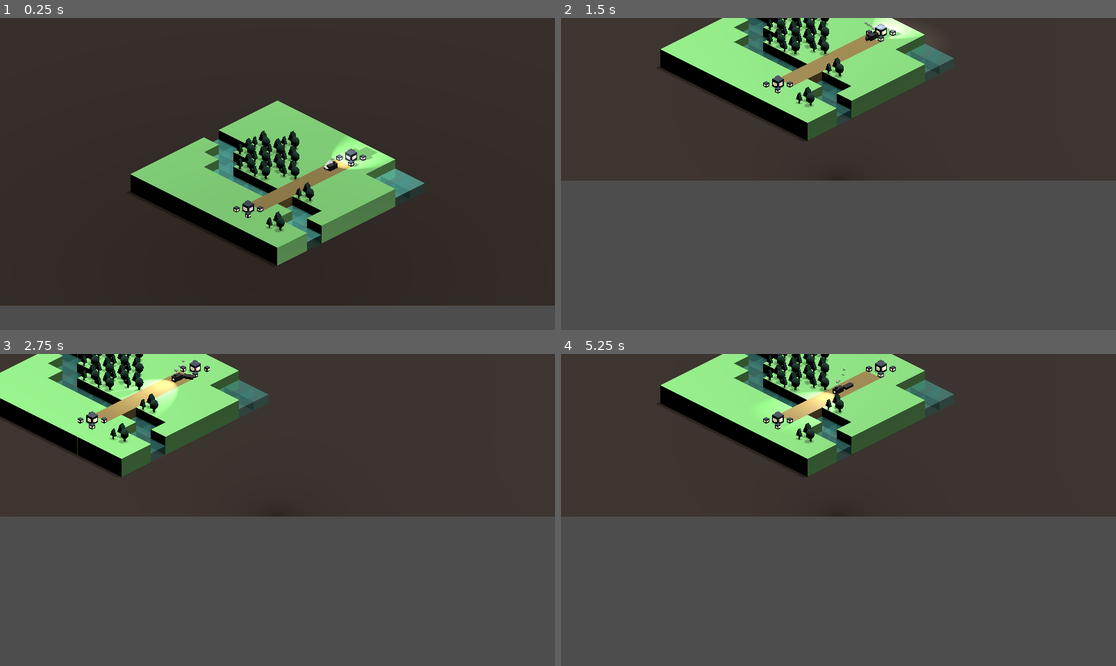
Above: before the commit, frames 1-4 (two rows, left to right).
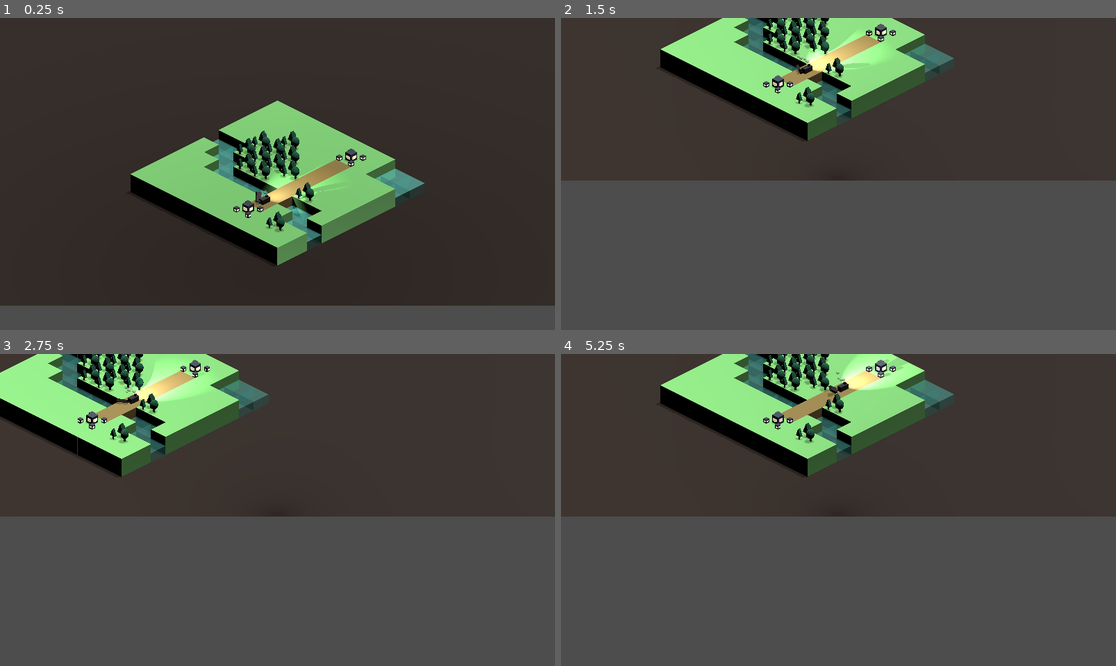
Above: after the commit, the same moments.

Repository: maryilewis/fantasy-railroad
Game: Godot game, scene res://World Map/World Map.tscn
Two runs of this game, one before a commit and one after it. Both use one fixed random seed, a clock stepped at 60 frames per second and the inputs below.
Inputs (mouse positions are in pixels of both pictures, inside the frame that each line leads up to):
- Up to frame 1 (0.25 s): no input
- Up to frame 2 (1.5 s): tap Enter at 0.5 s; move the mouse to (960, 158) at 0.52 s; hold D 0.53-1.28 s; click (960, 158) at 0.67 s; move the mouse to (727, 189) at 1.27 s; hold S from 1.28 s (still down); click (727, 189) at 1.42 s
- Up to frame 3 (2.75 s): move the mouse to (333, 441) at 2.02 s; release S at 2.03 s; hold D from 2.03 s (still down); click (333, 441) at 2.17 s
- Up to frame 4 (5.25 s): move the mouse to (810, 572) at 2.77 s; release D at 2.78 s; hold W 2.78-3.53 s; click (810, 572) at 2.92 s; move the mouse to (1005, 556) at 3.52 s; hold A 3.53-5.03 s; click (1005, 556) at 3.67 s; move the mouse to (672, 463) at 4.27 s; click (672, 463) at 4.42 s; move the mouse to (866, 510) at 5.02 s; hold S from 5.03 s (still down); click (866, 510) at 5.17 s

The runs differ from the first frame. In frame 1, 1.7% of the frame differs, in the area x 42-72%, y 36-66%; in frame 2, 1.5%; in frame 3, 1.0%; in frame 4, 1.8%, in the area x 36-65%, y 0-26%.

Commit message:
PATHING

Diff:
--- a/Autoloads/game_data.gd
+++ b/Autoloads/game_data.gd
@@ -49,7 +49,10 @@
 				'r':
 					new_square = road.instantiate()
 			new_square.position = Vector3(i, 0, j)
+			new_square.map_x = i
+			new_square.map_y = j
 			add_child(new_square)
+			print(i, ", ", j, new_square.isTraversible)
 			GameData.map_nodes[i].append(new_square)
 
 #endregion
--- /dev/null
+++ b/Square Scenes/base.gd
@@ -0,0 +1,5 @@
+class_name SquareBaseNode extends Node3D
+var map_x: int
+var map_y: int
+# Use TraversibleNode
+var isTraversible = false
--- /dev/null
+++ b/Square Scenes/base.tscn
@@ -0,0 +1,6 @@
+[gd_scene load_steps=2 format=3 uid="uid://cgsuufqroigwm"]
+
+[ext_resource type="Script" path="res://Square Scenes/base.gd" id="1_h31v4"]
+
+[node name="base" type="Node3D"]
+script = ExtResource("1_h31v4")
--- /dev/null
+++ b/Square Scenes/flat.gd
@@ -0,0 +1 @@
+extends SquareBaseNode
--- a/Square Scenes/flat.tscn
+++ b/Square Scenes/flat.tscn
@@ -1,16 +1,20 @@
-[gd_scene load_steps=4 format=3 uid="uid://bul1gy2jsfada"]
+[gd_scene load_steps=5 format=3 uid="uid://bul1gy2jsfada"]
 
 [ext_resource type="Material" uid="uid://b307dfbyjne2e" path="res://Square Scenes/materials/flat.tres" id="1_bx5lb"]
+[ext_resource type="Script" path="res://Square Scenes/flat.gd" id="1_hwhxo"]
 
 [sub_resource type="BoxShape3D" id="BoxShape3D_6dlx2"]
 
 [sub_resource type="BoxMesh" id="BoxMesh_v0745"]
 material = ExtResource("1_bx5lb")
 
-[node name="Flat" type="StaticBody3D"]
+[node name="Flat" type="Node3D"]
+script = ExtResource("1_hwhxo")
 
-[node name="CollisionShape3D" type="CollisionShape3D" parent="."]
+[node name="Flat" type="StaticBody3D" parent="."]
+
+[node name="CollisionShape3D" type="CollisionShape3D" parent="Flat"]
 shape = SubResource("BoxShape3D_6dlx2")
 
-[node name="MeshInstance3D" type="MeshInstance3D" parent="CollisionShape3D"]
+[node name="MeshInstance3D" type="MeshInstance3D" parent="Flat/CollisionShape3D"]
 mesh = SubResource("BoxMesh_v0745")
--- /dev/null
+++ b/Square Scenes/forest/forest.gd
@@ -0,0 +1 @@
+extends SquareBaseNode
--- a/Square Scenes/forest/forest.tscn
+++ b/Square Scenes/forest/forest.tscn
@@ -1,7 +1,8 @@
-[gd_scene load_steps=6 format=3 uid="uid://blw771httbw02"]
+[gd_scene load_steps=7 format=3 uid="uid://blw771httbw02"]
 
 [ext_resource type="PackedScene" uid="uid://ikvubdqmek" path="res://Square Scenes/forest/triangle_tree.tscn" id="1_ki4ad"]
 [ext_resource type="Material" uid="uid://b307dfbyjne2e" path="res://Square Scenes/materials/flat.tres" id="1_q41jc"]
+[ext_resource type="Script" path="res://Square Scenes/forest/forest.gd" id="1_xenan"]
 [ext_resource type="PackedScene" uid="uid://bbn18x8mjjeny" path="res://Square Scenes/forest/circle_tree.tscn" id="2_symwy"]
 
 [sub_resource type="BoxShape3D" id="BoxShape3D_6dlx2"]
@@ -10,6 +11,7 @@
 material = ExtResource("1_q41jc")
 
 [node name="Forest" type="Node3D"]
+script = ExtResource("1_xenan")
 
 [node name="StaticBody3D" type="StaticBody3D" parent="."]
 
--- a/Square Scenes/materials/tree green.tres
+++ b/Square Scenes/materials/tree green.tres
@@ -1,4 +1,4 @@
 [gd_resource type="StandardMaterial3D" format=3 uid="uid://col5moqh4jiq2"]
 
 [resource]
-albedo_color = Color(0.054902, 0.223529, 0.176471, 1)
+albedo_color = Color(0.0980392, 0.360784, 0.266667, 1)
--- /dev/null
+++ b/Square Scenes/paths.tscn
@@ -0,0 +1,30 @@
+[gd_scene load_steps=2 format=3 uid="uid://cm06jicijey5l"]
+
+[sub_resource type="Curve3D" id="Curve3D_8o802"]
+_data = {
+"points": PackedVector3Array(0, 0, 0, 0, 0, 0, -0.511238, 0, -0.0141226, 0, 0, 0, 0, 0, 0, 0.488642, 0, -0.0084736),
+"tilts": PackedFloat32Array(0, 0)
+}
+point_count = 2
+
+[node name="Paths" type="Node3D"]
+
+[node name="PathEW" type="Path3D" parent="."]
+transform = Transform3D(-4.37114e-08, 0, 1, 0, 1, 0, -1, 0, -4.37114e-08, 0, 0.5, 0)
+curve = SubResource("Curve3D_8o802")
+
+[node name="PathFollowEW" type="PathFollow3D" parent="PathEW"]
+transform = Transform3D(-0.00564952, 0, -0.999973, 0, 1, 0, 0.999973, 0, -0.00564952, -0.434439, 0, -0.0136887)
+progress = 0.0857868
+
+[node name="RemoteTransform3D" type="RemoteTransform3D" parent="PathEW/PathFollowEW"]
+
+[node name="PathWE" type="Path3D" parent="."]
+transform = Transform3D(1.19249e-08, 0, -1, 0, 1, 0, 1, 0, 1.19249e-08, 0, 0.5, 0)
+curve = SubResource("Curve3D_8o802")
+
+[node name="PathFollowWE" type="PathFollow3D" parent="PathWE"]
+transform = Transform3D(-0.00564952, 0, -0.999973, 0, 1, 0, 0.999973, 0, -0.00564952, -0.434439, 0, -0.0136887)
+progress = 0.0857868
+
+[node name="RemoteTransform3D" type="RemoteTransform3D" parent="PathWE/PathFollowWE"]
--- a/Square Scenes/road.gd
+++ b/Square Scenes/road.gd
@@ -1,38 +1 @@
-class_name RoadNode
-extends Node3D
-
-var path_progress = 0
-var speed = .01
-
-# Called when the node enters the scene tree for the first time.
-func _ready():
-	pass # Replace with function body.
-
-# Called every frame. 'delta' is the elapsed time since the previous frame.
-func _process(_delta):
-	if ($PathEW/PathFollowEW/RemoteTransform3D.remote_path):
-		$PathEW/PathFollowEW.progress += speed
-	if ($PathWE/PathFollowWE/RemoteTransform3D.remote_path):
-		$PathWE/PathFollowWE.progress += speed
-
-func remove_path_child():
-	$PathEW/PathFollowEW/RemoteTransform3D.remote_path = ""
-	$PathEW/PathFollowEW.progress = 0
-	$PathWE/PathFollowWE/RemoteTransform3D.remote_path = ""
-	$PathWE/PathFollowWE.progress = 0
-
-func remove_path_child_ew():
-	$PathEW/PathFollowEW/RemoteTransform3D.remote_path = ""
-	$PathEW/PathFollowEW.progress = 0
-
-func remove_path_child_we():
-	$PathWE/PathFollowWE/RemoteTransform3D.remote_path = ""
-	$PathWE/PathFollowWE.progress = 0
-
-func add_path_child_ew(node):
-	$PathEW/PathFollowEW/RemoteTransform3D.remote_path = node.get_path()
-	return $PathEW/PathFollowEW
-
-func add_path_child_we(node):
-	$PathWE/PathFollowWE/RemoteTransform3D.remote_path = node.get_path()
-	return $PathWE/PathFollowWE
+class_name RoadNode extends TraversibleNode
--- a/Square Scenes/road.tscn
+++ b/Square Scenes/road.tscn
@@ -1,6 +1,7 @@
 [gd_scene load_steps=6 format=3 uid="uid://dp5fqk35e1do0"]
 
 [ext_resource type="Script" path="res://Square Scenes/road.gd" id="1_dbjrr"]
+[ext_resource type="PackedScene" uid="uid://cm06jicijey5l" path="res://Square Scenes/paths.tscn" id="2_m7kpn"]
 
 [sub_resource type="BoxShape3D" id="BoxShape3D_6dlx2"]
 
@@ -9,13 +10,6 @@
 
 [sub_resource type="BoxMesh" id="BoxMesh_v0745"]
 material = SubResource("StandardMaterial3D_sk78h")
-
-[sub_resource type="Curve3D" id="Curve3D_8o802"]
-_data = {
-"points": PackedVector3Array(0, 0, 0, 0, 0, 0, -0.511238, 0, -0.0141226, 0, 0, 0, 0, 0, 0, 0.488642, 0, -0.0084736),
-"tilts": PackedFloat32Array(0, 0)
-}
-point_count = 2
 
 [node name="Road" type="Node3D"]
 script = ExtResource("1_dbjrr")
@@ -28,22 +22,4 @@
 [node name="MeshInstance3D" type="MeshInstance3D" parent="StaticBody3D/CollisionShape3D"]
 mesh = SubResource("BoxMesh_v0745")
 
-[node name="PathEW" type="Path3D" parent="."]
-transform = Transform3D(-4.37114e-08, 0, 1, 0, 1, 0, -1, 0, -4.37114e-08, 0, 0.5, 0)
-curve = SubResource("Curve3D_8o802")
-
-[node name="PathFollowEW" type="PathFollow3D" parent="PathEW"]
-transform = Transform3D(-0.00564952, 0, -0.999973, 0, 1, 0, 0.999973, 0, -0.00564952, -0.434439, 0, -0.0136887)
-progress = 0.0857868
-
-[node name="RemoteTransform3D" type="RemoteTransform3D" parent="PathEW/PathFollowEW"]
-
-[node name="PathWE" type="Path3D" parent="."]
-transform = Transform3D(1.19249e-08, 0, -1, 0, 1, 0, 1, 0, 1.19249e-08, 0, 0.5, 0)
-curve = SubResource("Curve3D_8o802")
-
-[node name="PathFollowWE" type="PathFollow3D" parent="PathWE"]
-transform = Transform3D(-0.00564952, 0, -0.999973, 0, 1, 0, 0.999973, 0, -0.00564952, -0.434439, 0, -0.0136887)
-progress = 0.0857868
-
-[node name="RemoteTransform3D" type="RemoteTransform3D" parent="PathWE/PathFollowWE"]
+[node name="Paths" parent="." instance=ExtResource("2_m7kpn")]
--- a/Square Scenes/town.gd
+++ b/Square Scenes/town.gd
@@ -1,4 +1,4 @@
-extends Node3D
+class_name TownNode extends TraversibleNode
 
 # TODO: a static menu that just shows info about what you're hovering
 
--- a/Square Scenes/town.tscn
+++ b/Square Scenes/town.tscn
@@ -1,7 +1,8 @@
-[gd_scene load_steps=9 format=3 uid="uid://ctipyjs1jr8is"]
+[gd_scene load_steps=10 format=3 uid="uid://ctipyjs1jr8is"]
 
 [ext_resource type="Script" path="res://Square Scenes/town.gd" id="1_2tgbh"]
 [ext_resource type="Material" uid="uid://p5kmpiqkcdmb" path="res://Square Scenes/materials/light.tres" id="2_56gnl"]
+[ext_resource type="PackedScene" uid="uid://cm06jicijey5l" path="res://Square Scenes/paths.tscn" id="3_3t3c6"]
 
 [sub_resource type="BoxShape3D" id="BoxShape3D_6dlx2"]
 
@@ -102,5 +103,7 @@
 
 [node name="MeshInstance3D" type="MeshInstance3D" parent="."]
 
+[node name="Paths" parent="." instance=ExtResource("3_3t3c6")]
+
 [connection signal="mouse_entered" from="StaticBody3D" to="." method="_on_static_body_3d_mouse_entered"]
 [connection signal="mouse_exited" from="StaticBody3D" to="." method="_on_static_body_3d_mouse_exited"]
--- /dev/null
+++ b/Square Scenes/traversible.gd
@@ -0,0 +1,44 @@
+class_name TraversibleNode
+extends SquareBaseNode
+
+var path_progress = 0
+var speed = .01
+
+# TODO set up variables to avoid lots of $ and typing
+# TODO set loop to false?
+
+func _init():
+	isTraversible = true
+
+# Called when the node enters the scene tree for the first time.
+func _ready():
+	pass # Replace with function body.
+
+# Called every frame. 'delta' is the elapsed time since the previous frame.
+func _process(_delta):
+	if ($Paths/PathEW/PathFollowEW/RemoteTransform3D.remote_path):
+		$Paths/PathEW/PathFollowEW.progress += speed
+	if ($Paths/PathWE/PathFollowWE/RemoteTransform3D.remote_path):
+		$Paths/PathWE/PathFollowWE.progress += speed
+
+func remove_path_child():
+	$Paths/PathEW/PathFollowEW/RemoteTransform3D.remote_path = ""
+	$Paths/PathEW/PathFollowEW.progress = 0
+	$Paths/PathWE/PathFollowWE/RemoteTransform3D.remote_path = ""
+	$Paths/PathWE/PathFollowWE.progress = 0
+
+func remove_path_child_ew():
+	$Paths/PathEW/PathFollowEW/RemoteTransform3D.remote_path = ""
+	$Paths/PathEW/PathFollowEW.progress = 0
+
+func remove_path_child_we():
+	$Paths/PathWE/PathFollowWE/RemoteTransform3D.remote_path = ""
+	$Paths/PathWE/PathFollowWE.progress = 0
+
+func add_path_child_ew(node):
+	$Paths/PathEW/PathFollowEW/RemoteTransform3D.remote_path = node.get_path()
+	return $Paths/PathEW/PathFollowEW
+
+func add_path_child_we(node):
+	$Paths/PathWE/PathFollowWE/RemoteTransform3D.remote_path = node.get_path()
+	return $Paths/PathWE/PathFollowWE
--- /dev/null
+++ b/Square Scenes/traversible.tscn
@@ -0,0 +1,9 @@
+[gd_scene load_steps=3 format=3 uid="uid://7iokhd5drcc6"]
+
+[ext_resource type="PackedScene" uid="uid://cm06jicijey5l" path="res://Square Scenes/paths.tscn" id="1_42vll"]
+[ext_resource type="Script" path="res://Square Scenes/traversible.gd" id="1_val0u"]
+
+[node name="Traversible" type="Node3D"]
+script = ExtResource("1_val0u")
+
+[node name="Paths" parent="." instance=ExtResource("1_42vll")]
--- a/Square Scenes/turny  test  road.tscn
+++ b/Square Scenes/turny  test  road.tscn
@@ -1,6 +1,6 @@
 [gd_scene load_steps=6 format=3 uid="uid://dktdygxfn8l2u"]
 
-[ext_resource type="Script" path="res://Square Scenes/road.gd" id="1_nnj7t"]
+[ext_resource type="Script" path="res://Square Scenes/traversible.gd" id="1_nnj7t"]
 
 [sub_resource type="BoxShape3D" id="BoxShape3D_6dlx2"]
 
--- /dev/null
+++ b/Square Scenes/water.gd
@@ -0,0 +1 @@
+extends SquareBaseNode
--- a/Square Scenes/water.tscn
+++ b/Square Scenes/water.tscn
@@ -1,4 +1,6 @@
-[gd_scene load_steps=4 format=3 uid="uid://brvn6epwru3pn"]
+[gd_scene load_steps=5 format=3 uid="uid://brvn6epwru3pn"]
+
+[ext_resource type="Script" path="res://Square Scenes/water.gd" id="1_bjdk7"]
 
 [sub_resource type="BoxShape3D" id="BoxShape3D_6dlx2"]
 
@@ -12,6 +14,7 @@
 material = SubResource("StandardMaterial3D_sk78h")
 
 [node name="Water" type="Node3D"]
+script = ExtResource("1_bjdk7")
 
 [node name="StaticBody3D" type="StaticBody3D" parent="."]
 
--- a/Vehicles/World Vehicles.tscn
+++ /dev/null
@@ -1,6 +0,0 @@
-[gd_scene load_steps=2 format=3 uid="uid://bn61pw2pdamn2"]
-
-[ext_resource type="Script" path="res://Vehicles/world_vehicles.gd" id="1_mvq53"]
-
-[node name="World Vehicles" type="Node3D"]
-script = ExtResource("1_mvq53")
--- a/Vehicles/train.gd
+++ b/Vehicles/train.gd
@@ -1,9 +1,11 @@
 class_name Train extends Node3D
 
+var destination_position: Vector2
+var location: Vector2
 var train_path = []
 var train_instance
 var train_progress: PathFollow3D
-var current_road: RoadNode
+var current_road: TraversibleNode
 var current_train_index = 0
 var direction = -1
 
@@ -11,8 +13,8 @@
 
 # Called when the node enters the scene tree for the first time.
 func _ready():
-	_create_test_train_path()
-	move_train_along()
+	place_train(6,7)
+	set_destination(6,2)
 
 func _create_test_train_path():
 	for i in range(10):
@@ -21,28 +23,87 @@
 			if (key == 'r'):
 				var road = GameData.map_nodes[i][j]
 				train_path.append(road)
+	for x in train_path:
+		print("x: ", x.map_x, ", y: ", x.map_y)
+
+func set_destination(x, y):
+	print("set destination")
+	train_path = [GameData.map_nodes[x][y]]
+	train_path = find_shortest_path(current_road, [x, y])
+	# get all roads in map_nodes
+	# creade a lookup of the distance value for all roads
+	# step = 1
+	# starting with destination, find all adjacent roads if they don't have a distance value
+	# # assign them a value of step
+	# # add them to a list of nodes to check next
+
+	#train_path.push_front()
+
+func find_shortest_path(start_node, destination):
+	var visited_nodes = []
+	var queue = []
+	# push the first path into the queue
+	queue.append([start_node])
+	while (queue.size() > 0):
+		print("loop!")
+		# get the first path from the queue
+		var path = queue[0].duplicate()
+		queue.remove_at(0)
+		# get the last node from the path
+		var node = path[-1]
+		# path found
+		if [node.map_x, node.map_y] == destination:
+			print("it is found!")
+			return path
+		# enumerate all adjacent nodes, construct a
+		# new path and push it into the queue
+		var adjacent_roads = find_adjacent_roads(node.map_x, node.map_y, visited_nodes)
+		for road in adjacent_roads:
+			print("adding new path to queue")
+			var new_path = path.duplicate()
+			new_path.append(road)
+			queue.append(new_path)
+		print("queue", queue)
+	return []
+
+
+
+func find_adjacent_roads(x, y, visited_nodes):
+	print("find adjacent nodes")
+	var adjacent_roads = []
+	for offset in [[-1, 0], [1, 0], [0, -1], [0, 1]]:
+		var map_x = x + offset[0]
+		var map_y = y + offset[1]
+		print(map_x, ", ", map_y)
+		print(GameData.map_nodes[map_x][map_y].get_class())
+		if (GameData.map_nodes[map_x][map_y].isTraversible and not visited_nodes.has([map_x,map_y])):
+			print("trying...")
+			adjacent_roads.append(GameData.map_nodes[map_x][map_y])
+			visited_nodes.append([map_x,map_y])
+	print("adjacent nodes", adjacent_roads)
+	return adjacent_roads
+
+func place_train(x, y):
+	current_road = GameData.map_nodes[x][y]
+	train_progress = current_road.add_path_child_ew(self)
+	train_progress.progress_ratio = .5
 
 func move_train_along():
 	if (current_road != null):
 		current_road.remove_path_child()
-	current_road = train_path[current_train_index]
-	if (direction == -1):
-		train_progress = current_road.add_path_child_ew(self)
-	elif (direction == 1):
-		train_progress = current_road.add_path_child_we(self)
+	current_road = train_path[0]
+	# TODO figure out direction logic by comparing map_x and y of previous, current, and next road
+	train_progress = current_road.add_path_child_ew(self)
 
 
 # Called every frame. 'delta' is the elapsed time since the previous frame.
 func _process(_delta):
-	var path_length = train_path.size() - 1
-	if (train_progress.progress_ratio >= .99):
-		if (current_train_index == path_length and direction == 1):
-			direction = -1
-		elif (current_train_index == 0 and direction == -1):
-			direction = 1
-		else:
-			current_train_index += direction
-		move_train_along()
+	if (train_path.size() == 0):
+		pass
+	elif (train_progress != null and train_progress.progress_ratio >= .99):
+		train_path.remove_at(0)
+		if (train_path.size() > 0):
+			move_train_along()
 
 
 func _on_input_event(_camera, event, _position, _normal, _shape_idx):
--- /dev/null
+++ b/Vehicles/truck.tscn
@@ -0,0 +1,35 @@
+[gd_scene load_steps=5 format=3 uid="uid://ckmi5e261rh8b"]
+
+[ext_resource type="Material" uid="uid://p5kmpiqkcdmb" path="res://Square Scenes/materials/light.tres" id="1_pqw2m"]
+
+[sub_resource type="StandardMaterial3D" id="StandardMaterial3D_7u0by"]
+metallic = 0.49
+roughness = 0.22
+clearcoat_enabled = true
+
+[sub_resource type="BoxMesh" id="BoxMesh_yy213"]
+material = SubResource("StandardMaterial3D_7u0by")
+
+[sub_resource type="CylinderMesh" id="CylinderMesh_e0ull"]
+material = ExtResource("1_pqw2m")
+
+[node name="truck" type="Node3D"]
+
+[node name="MeshInstance3D" type="MeshInstance3D" parent="."]
+transform = Transform3D(0.25, 0, 0, 0, 0.25, 0, 0, 0, 0.5, 0, 0, 0)
+mesh = SubResource("BoxMesh_yy213")
+
+[node name="MeshInstance3D2" type="MeshInstance3D" parent="."]
+transform = Transform3D(0.25, 0, 0, 0, 0.125, 0, 0, 0, 0.1, 0, -0.062, 0.240109)
+mesh = SubResource("BoxMesh_yy213")
+
+[node name="MeshInstance3D3" type="MeshInstance3D" parent="."]
+transform = Transform3D(0.05, 0, 0, 0, -2.18557e-10, -0.05, 0, 0.005, -2.18557e-09, -0.0697415, -0.067636, 0.293571)
+mesh = SubResource("CylinderMesh_e0ull")
+
+[node name="MeshInstance3D4" type="MeshInstance3D" parent="."]
+transform = Transform3D(0.05, 0, 0, 0, -2.18557e-10, -0.05, 0, 0.005, -2.18557e-09, 0.0670493, -0.067636, 0.293571)
+mesh = SubResource("CylinderMesh_e0ull")
+
+[node name="SpotLight3D" type="SpotLight3D" parent="."]
+transform = Transform3D(1, 0, 0, 0, -0.964557, 0.263873, 0, -0.263873, -0.964557, 0, -0.0265115, 0.406085)
--- a/Vehicles/world_vehicles.gd
+++ /dev/null
@@ -1,54 +0,0 @@
-extends Node3D
-
-# train
-@onready var train = preload("res://Vehicles/train.tscn")
-
-var train_path = []
-var train_instance
-var train_progress: PathFollow3D
-var current_road: RoadNode
-var current_train_index = 0
-var direction = -1
-
-var my_camera: MaryWorldCamera
-
-# Called when the node enters the scene tree for the first time.
-func _ready():
-	train_instance = train.instantiate()
-	add_child(train_instance)
-
-func create_test_train_path():
-	for i in range(10):
-		for j in range(10):
-			var key = GameData.map_plan[i][j]
-			if (key == 'r'):
-				var road = GameData.map_nodes[i][j]
-				train_path.append(road)
-
-func move_train_along():
-	if (current_road != null):
-		current_road.remove_path_child()
-	current_road = train_path[current_train_index]
-	if (direction == -1):
-		train_progress = current_road.add_path_child_ew(train_instance)
-	elif (direction == 1):
-		train_progress = current_road.add_path_child_we(train_instance)
-
-
-# Called every frame. 'delta' is the elapsed time since the previous frame.
-func _process(_delta):
-	var path_length = train_path.size() - 1
-	if (train_progress.progress_ratio >= .99):
-		if (current_train_index == path_length and direction == 1):
-			direction = -1
-		elif (current_train_index == 0 and direction == -1):
-			direction = 1
-		else:
-			current_train_index += direction
-		move_train_along()
-
-
-
-#func _on_train_input_event(_camera, event, _position, _normal, _shape_idx):
-#	if event is InputEventMouseButton and event.button_index == MOUSE_BUTTON_LEFT:
-#		my_camera.set_follow_ref(train_instance)
